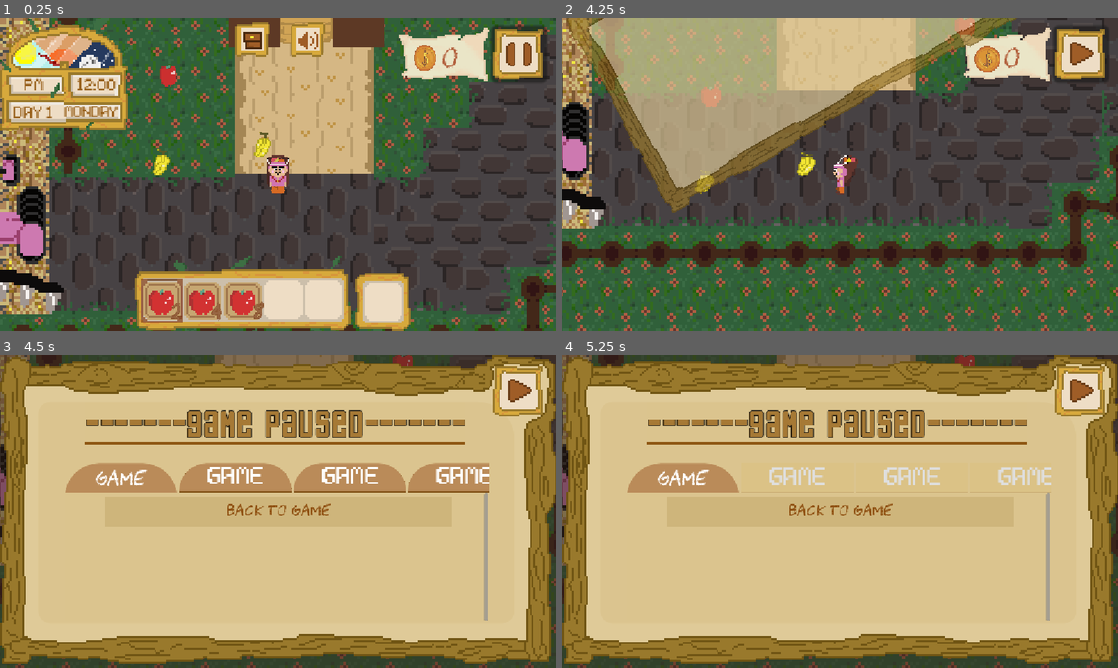
Above: before the commit, frames 1-4 (two rows, left to right).
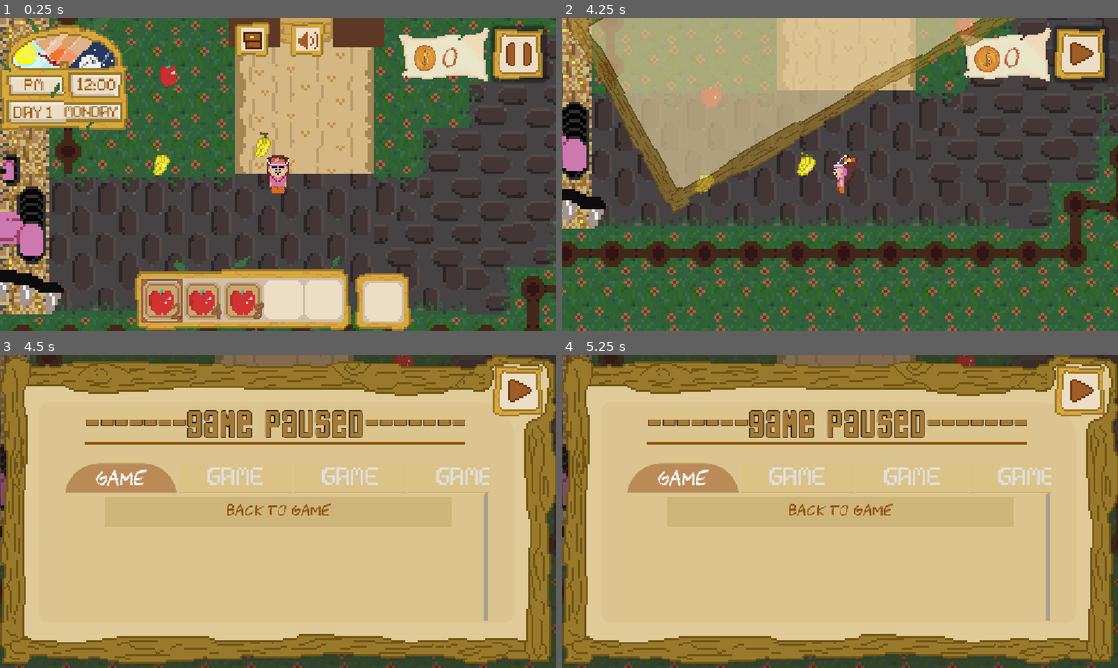
Above: after the commit, the same moments.

Repository: savageAryan/MOCONDO-FRUIT-BASH
Game: Godot game, scene res://scenes/world.tscn
Same seed, same stepped clock (60 frames per second), same inputs: the game is played once before the commit and once after it.
Inputs (mouse positions are in pixels of both pictures, inside the frame that each line leads up to):
- Up to frame 1 (0.25 s): no input
- Up to frame 2 (4.25 s): tap Enter at 0.5 s; move the mouse to (962, 158) at 0.52 s; hold D (right) 0.53-1.28 s; hold X (BREAK) 0.53-1.28 s; click (962, 158) at 0.67 s; move the mouse to (728, 190) at 1.27 s; hold W (backward) 1.28-2.03 s; right-click (728, 190) at 1.35 s; move the mouse to (895, 105) at 2.02 s; hold D (right) 2.03-2.78 s; hold R (use) 2.03-2.78 s; move the mouse to (812, 237) at 2.77 s; hold S (forward) 2.78-3.53 s; tap Alt at 2.85 s; click (812, 237) at 2.92 s; move the mouse to (1006, 221) at 3.52 s; hold A (left) from 3.53 s (still down); tap Shift at 3.6 s; tap Escape (pause) at 4.15 s
- Up to frame 3 (4.5 s): keep holding A (left); move the mouse to (111, 464) at 4.27 s; tap X (BREAK) at 4.35 s
- Up to frame 4 (5.25 s): release A (left) at 5 s; click "GAME" at 5 s

Frames 1-2 are identical in both runs. In frame 3, 4.5% of the frame differs, in the area x 32-88%, y 34-44%; in frame 4, nothing differs.

Commit message:
categorised workshop options by visible property, according to when realed option clicked like fruits clicked and apple,banana,mango etc option are visible, assigned option buttons a group and enabled toggle mod eso only one button clicked at a time

Diff:
--- a/scenes/pausemenu.tscn
+++ b/scenes/pausemenu.tscn
@@ -357,7 +357,6 @@
 theme_override_styles/pressed = SubResource("StyleBoxFlat_alvrn")
 theme_override_styles/hover = SubResource("StyleBoxFlat_3gyci")
 toggle_mode = true
-button_pressed = true
 button_group = SubResource("ButtonGroup_vpyy4")
 text = "GAME"
 script = ExtResource("5_eptsf")
@@ -371,7 +370,6 @@
 theme_override_styles/pressed = SubResource("StyleBoxFlat_alvrn")
 theme_override_styles/hover = SubResource("StyleBoxFlat_3gyci")
 toggle_mode = true
-button_pressed = true
 button_group = SubResource("ButtonGroup_vpyy4")
 text = "GAME"
 script = ExtResource("5_eptsf")
@@ -385,7 +383,6 @@
 theme_override_styles/pressed = SubResource("StyleBoxFlat_alvrn")
 theme_override_styles/hover = SubResource("StyleBoxFlat_3gyci")
 toggle_mode = true
-button_pressed = true
 button_group = SubResource("ButtonGroup_vpyy4")
 text = "GAME"
 script = ExtResource("5_eptsf")
--- a/scenes/workshop.tscn
+++ b/scenes/workshop.tscn
@@ -6,6 +6,7 @@
 [ext_resource type="PackedScene" uid="uid://bue2cwb7miki3" path="res://scenes/workshopoptions.tscn" id="3_g1tdj"]
 [ext_resource type="FontFile" uid="uid://sb6vba43t4m0" path="res://assets/CircusOrnate.ttf" id="5_0t7iv"]
 [ext_resource type="FontFile" uid="uid://b4le348it6egb" path="res://assets/Pingwin.ttf" id="5_f1oc0"]
+[ext_resource type="ButtonGroup" uid="uid://cc5yamuyy2y3" path="res://workshopbuttongroup.tres" id="5_wmany"]
 [ext_resource type="Texture2D" uid="uid://djl5424vdy207" path="res://assets/mangopng.png" id="6_5p7st"]
 [ext_resource type="Texture2D" uid="uid://b0r50nhihup2s" path="res://assets/workhop ui frame.png" id="6_acb0r"]
 [ext_resource type="Texture2D" uid="uid://cm23cofg8pi5n" path="res://assets/icons8-back-96.png" id="7_4xjol"]
@@ -18,6 +19,8 @@
 [ext_resource type="Texture2D" uid="uid://la6ra60g8xgh" path="res://assets/banana.png" id="13_wmany"]
 [ext_resource type="Texture2D" uid="uid://cib7dxaoip1b7" path="res://assets/Apple.png" id="14_adiy1"]
 [ext_resource type="Texture2D" uid="uid://dkwf7t50ywyo3" path="res://assets/mango.png" id="15_eq4dh"]
+[ext_resource type="FontFile" uid="uid://cgox7ipu4flb" path="res://assets/chawp.otf" id="20_eq4dh"]
+[ext_resource type="Texture2D" uid="uid://bci1e3sl7htb4" path="res://assets/light gradient butterfly.png" id="21_u2wj3"]
 
 [sub_resource type="StyleBoxLine" id="StyleBoxLine_adiy1"]
 color = Color(0.4255997, 0.29107243, 0.050288737, 1)
@@ -476,6 +479,8 @@
 theme_override_styles/normal = SubResource("StyleBoxFlat_35y6k")
 theme_override_styles/pressed = SubResource("StyleBoxFlat_w36ov")
 theme_override_styles/hover = SubResource("StyleBoxFlat_im6k6")
+toggle_mode = true
+button_group = ExtResource("5_wmany")
 
 [node name="Label" type="Label" parent="TextureRect2/ScrollContainer2/MarginContainer/VBoxContainer/Button2" unique_id=957933256]
 layout_mode = 1
@@ -534,6 +539,8 @@
 theme_override_styles/normal = SubResource("StyleBoxFlat_35y6k")
 theme_override_styles/pressed = SubResource("StyleBoxFlat_w36ov")
 theme_override_styles/hover = SubResource("StyleBoxFlat_im6k6")
+toggle_mode = true
+button_group = ExtResource("5_wmany")
 
 [node name="Label" type="Label" parent="TextureRect2/ScrollContainer2/MarginContainer/VBoxContainer/Button3" unique_id=1252230783]
 layout_mode = 1
@@ -592,6 +599,9 @@
 theme_override_styles/normal = SubResource("StyleBoxFlat_35y6k")
 theme_override_styles/pressed = SubResource("StyleBoxFlat_w36ov")
 theme_override_styles/hover = SubResource("StyleBoxFlat_im6k6")
+toggle_mode = true
+keep_pressed_outside = true
+button_group = ExtResource("5_wmany")
 
 [node name="Label" type="Label" parent="TextureRect2/ScrollContainer2/MarginContainer/VBoxContainer/Button4" unique_id=1097393398]
 layout_mode = 1
@@ -651,6 +661,8 @@
 theme_override_styles/normal = SubResource("StyleBoxFlat_35y6k")
 theme_override_styles/pressed = SubResource("StyleBoxFlat_w36ov")
 theme_override_styles/hover = SubResource("StyleBoxFlat_im6k6")
+toggle_mode = true
+button_group = ExtResource("5_wmany")
 
 [node name="Label" type="Label" parent="TextureRect2/ScrollContainer2/MarginContainer/VBoxContainer/Button5" unique_id=91426561]
 layout_mode = 1
@@ -774,7 +786,6 @@
 stretch_mode = 5
 
 [node name="Control" type="Control" parent="." unique_id=248489879]
-visible = false
 clip_contents = true
 anchors_preset = 0
 offset_left = -17.0
@@ -832,6 +843,35 @@
 theme_override_font_sizes/font_size = 52
 text = "BACK"
 
+[node name="Label" type="Label" parent="." unique_id=490760234]
+layout_mode = 1
+anchors_preset = 8
+anchor_left = 0.5
+anchor_top = 0.5
+anchor_right = 0.5
+anchor_bottom = 0.5
+offset_left = -126.0
+offset_top = 98.0
+offset_right = 388.0
+offset_bottom = 130.0
+grow_horizontal = 2
+grow_vertical = 2
+theme_override_colors/font_color = Color(0.75, 0.42012495, 0.06749998, 0.22745098)
+theme_override_fonts/font = ExtResource("20_eq4dh")
+theme_override_font_sizes/font_size = 32
+text = "(SELECT FROM OPTIONS TO SHOP)"
+
+[node name="MocondoButterfly" type="Sprite2D" parent="." unique_id=2143243449]
+texture_filter = 2
+position = Vector2(696, 284.99997)
+scale = Vector2(3.015625, 3.015625)
+texture = ExtResource("8_im6k6")
+
+[node name="PointLight2D" type="PointLight2D" parent="MocondoButterfly" unique_id=19268747]
+color = Color(0.9120218, 0.98232085, 0, 1)
+energy = 0.18
+texture = ExtResource("21_u2wj3")
+
 [connection signal="pressed" from="TextureRect2/ScrollContainer2/MarginContainer/VBoxContainer/Button2" to="." method="_on_button_2_pressed"]
 [connection signal="pressed" from="TextureRect2/ScrollContainer2/MarginContainer/VBoxContainer/Button3" to="." method="_on_button_3_pressed"]
 [connection signal="pressed" from="TextureRect2/ScrollContainer2/MarginContainer/VBoxContainer/Button4" to="." method="_on_button_4_pressed"]
--- a/scripts/workshop.gd
+++ b/scripts/workshop.gd
@@ -3,26 +3,30 @@
 @onready var workshopselectedui: TextureRect = $Control/Workshopselectedui
 
 var selected = null
+@onready var mocondo_butterfly: Sprite2D = $MocondoButterfly
+@onready var label: Label = $Label
+
 
 
 # Called when the node enters the scene tree for the first time.
 func _ready() -> void:
 	visible = false
 	selected = $TextureRect2/ScrollContainer2/MarginContainer/VBoxContainer/Button2
-
+	texture_rect_2.visible = false
+	texture_rect_3.visible = false
+	texture_rect_4.visible = false
+	texture_rect_5.visible = false
+	texture_rect_6.visible = false
+	texture_rect_7.visible = false
+	texture_rect_8.visible = false
 # Called every frame. 'delta' is the elapsed time since the previous frame.
 func _process(delta: float) -> void:
 	if selected != null:
 		workshopselectedui.global_position.y = selected.global_position.y - 50
+	elif selected:
+		mocondo_butterfly.visible = false
+		label.visible = false
 
-
-func _on_button_2_pressed() -> void:
-	selected = $TextureRect2/ScrollContainer2/MarginContainer/VBoxContainer/Button2
-
-@onready var workshopselectedui_2: Sprite2D = $Workshopselectedui2
-
-func _on_button_3_pressed() -> void:
-	selected = $TextureRect2/ScrollContainer2/MarginContainer/VBoxContainer/Button3
 
 
 @onready var animation_player: AnimationPlayer = $AnimationPlayer
@@ -41,11 +45,52 @@
 	invenrory.visible = true
 
 
+@onready var texture_rect_2: TextureRect = $TextureRect2/ScrollContainer/MarginContainer/HBoxContainer/TextureRect2
+@onready var texture_rect_3: TextureRect = $TextureRect2/ScrollContainer/MarginContainer/HBoxContainer/TextureRect3
+@onready var texture_rect_4: TextureRect = $TextureRect2/ScrollContainer/MarginContainer/HBoxContainer/TextureRect4
+@onready var texture_rect_5: TextureRect = $TextureRect2/ScrollContainer/MarginContainer/HBoxContainer/TextureRect5
+@onready var texture_rect_6: TextureRect = $TextureRect2/ScrollContainer/MarginContainer/HBoxContainer/TextureRect6
+@onready var texture_rect_7: TextureRect = $TextureRect2/ScrollContainer/MarginContainer/HBoxContainer/TextureRect7
+@onready var texture_rect_8: TextureRect = $TextureRect2/ScrollContainer/MarginContainer/HBoxContainer/TextureRect8
 
+func _on_button_2_pressed() -> void:
+	selected = $TextureRect2/ScrollContainer2/MarginContainer/VBoxContainer/Button2
+
+	texture_rect_2.visible = false
+	texture_rect_3.visible = true
+	texture_rect_4.visible = true
+	texture_rect_5.visible = true
+	texture_rect_6.visible = true
+	texture_rect_7.visible = false
+	texture_rect_8.visible = false
+@onready var workshopselectedui_2: Sprite2D = $Workshopselectedui2
+
+func _on_button_3_pressed() -> void:
+	selected = $TextureRect2/ScrollContainer2/MarginContainer/VBoxContainer/Button3
+	texture_rect_2.visible = true
+	texture_rect_3.visible = false
+	texture_rect_4.visible = false
+	texture_rect_5.visible = false
+	texture_rect_6.visible = false
+	texture_rect_7.visible = false
+	texture_rect_8.visible = false
 
 func _on_button_4_pressed() -> void:
 	selected = $TextureRect2/ScrollContainer2/MarginContainer/VBoxContainer/Button4
-
+	texture_rect_2.visible = false
+	texture_rect_3.visible = false
+	texture_rect_4.visible = false
+	texture_rect_5.visible = false
+	texture_rect_6.visible = false
+	texture_rect_7.visible = false
+	texture_rect_8.visible = false
 
 func _on_button_5_pressed() -> void:
 	selected = $TextureRect2/ScrollContainer2/MarginContainer/VBoxContainer/Button5
+	texture_rect_2.visible = false
+	texture_rect_3.visible = false
+	texture_rect_4.visible = false
+	texture_rect_5.visible = false
+	texture_rect_6.visible = false
+	texture_rect_7.visible = false
+	texture_rect_8.visible = false
--- /dev/null
+++ b/workshopbuttongroup.tres
@@ -0,0 +1,3 @@
+[gd_resource type="ButtonGroup" format=3 uid="uid://cc5yamuyy2y3"]
+
+[resource]
